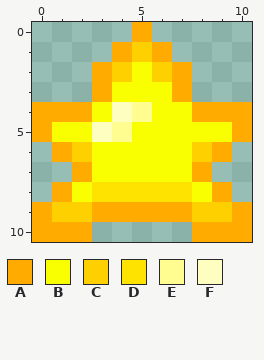
Pixel-art sprite, stored at Dusts/BoldStar.png. The picture above is the old version.
The file is 22x22 pixels, drawn in blocks of 2x2; one block is one cell here.
Palette (. is transparent): A #ffab00  B #f9ff00  C #ffd000  D #ffe300  E #fffd8f  F #fffec1
Pixels before, first column x 0:
 0 .....A.....
 1 ....ACA....
 2 ...ACBCA...
 3 ...ABBBA...
 4 AAABFEBBAAA
 5 ABBFEBBBBBA
 6 .ACBBBBBCA.
 7 ..ABBBBBA..
 8 .ABDDDDDBA.
 9 ACCAAAAACCA
10 AAA.....AAA
Now the later version:
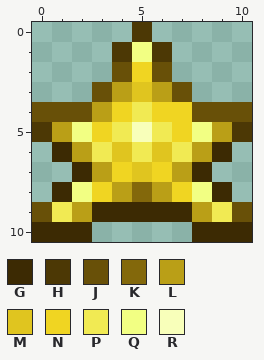
Colours new in this view: G #3c2a03  H #4c3805  J #685008  K #83680b  L #ba9f17  M #e0c51f  N #f0d522  P #f1ea53  Q #f2ff83  R #f8ffba
The exact change:
Changed rows in their new state; - is an unchanged pixel.
first column x 0:
 0 -----H-----
 1 ----HQH----
 2 ---.JNJ.---
 3 ---JLMLJ---
 4 JJJLNPNNJJJ
 5 HLQNPRPNQLH
 6 -GLPMPMPLG-
 7 --GLNMNLG--
 8 -GQNLKLNQG-
 9 JPLGGGGGLPJ
10 GGG-----GGG
Where, in picture pixels (left, top, right, bottom), the same in both pictures:
changed: (32, 22, 252, 242)
